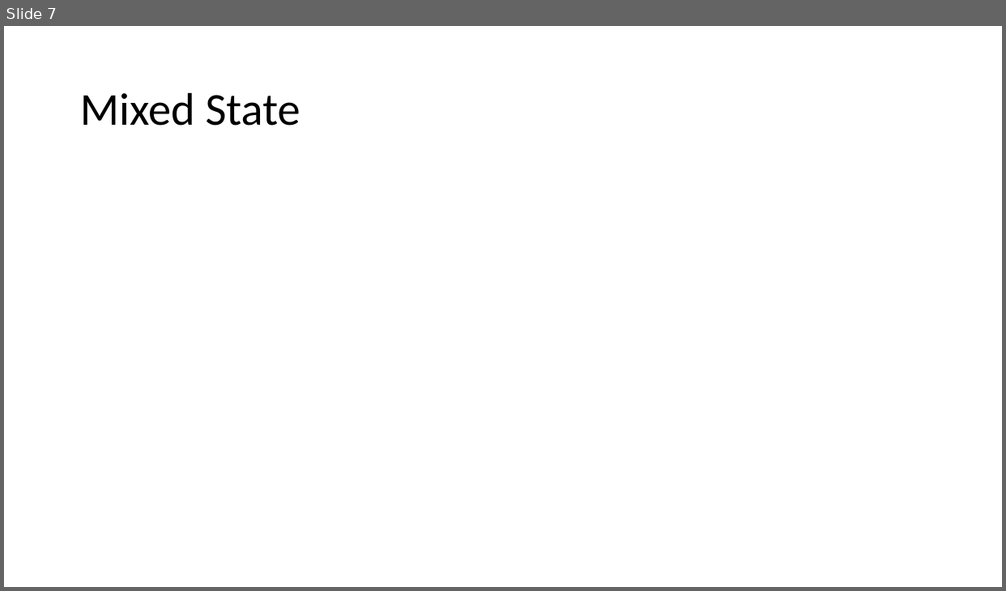
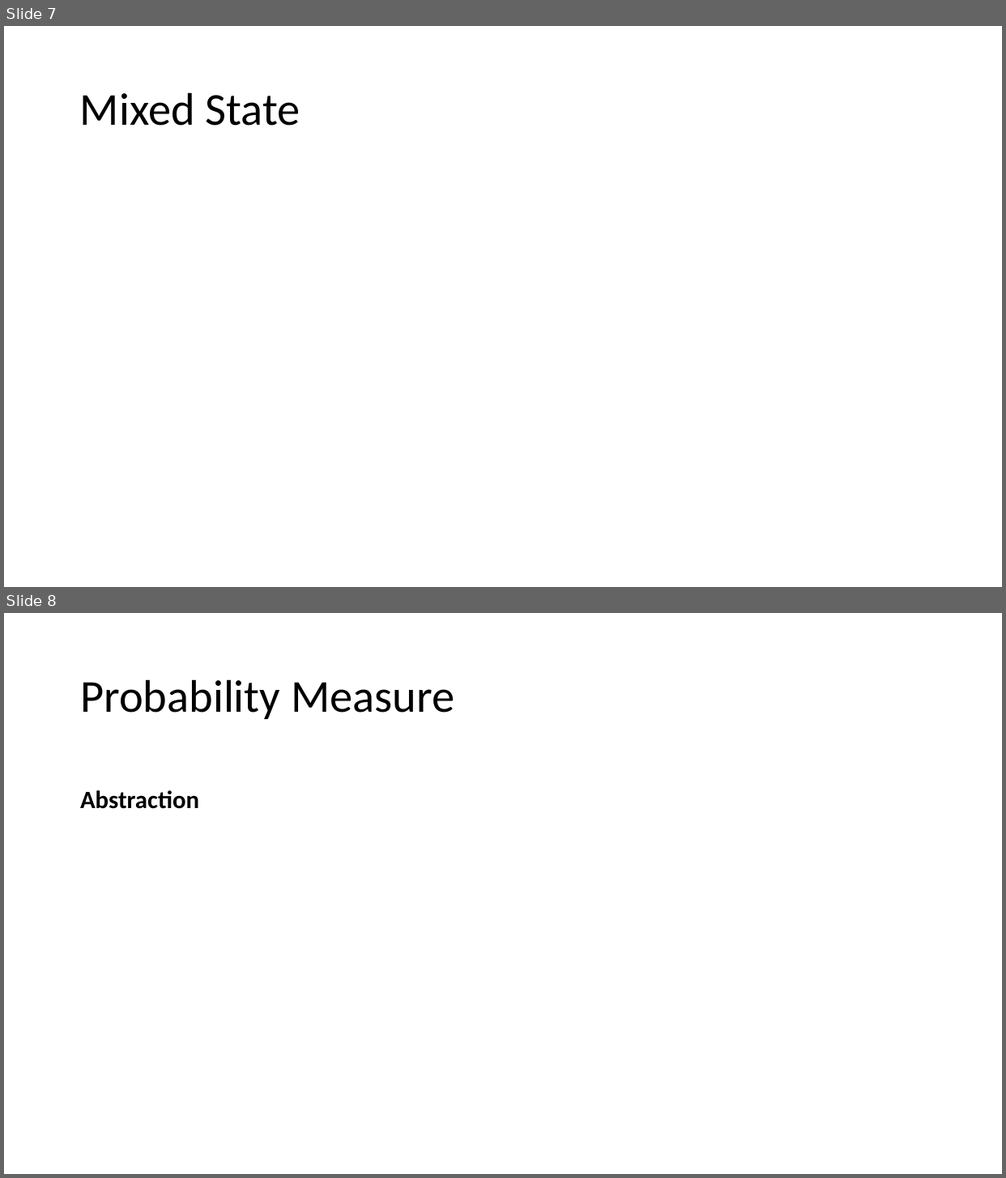
Before and after one commit to yuttai/Contextuality-and-Nonlocality-in-Discrete-Quantum-Theory, a slide deck: defense.pptx. Shown one above the other, each under a label of ours: slide 7 before the commit, slides 7 and 8 after it. The pictures are 1006x591 and 1006x1178 pixels, drawn with LibreOffice and Linux fonts; fonts in the diff are those of the drawing; grey boxes stand for pictures. Boxes give left, top, right and bottom in pixels: in the first picture for what was removed or moved away, otherwise in the second. Text is boxed around its words. In the diff, an @@ line names an element or a change of style, - is before the commit and + after.

```diff
--- a/defense.pptx
+++ b/defense.pptx
@@ slide 8 added at [4, 613, 1002, 1174], background #FFFFFF @@
@@ title added at [80, 679, 454, 719], 44 pt, text #000000 @@
+Probability Measure
@@ text added at [80, 790, 199, 809], 24 pt, text #000000, bold @@
+Abstraction
```
Also in this commit, not shown: 1 other file.
